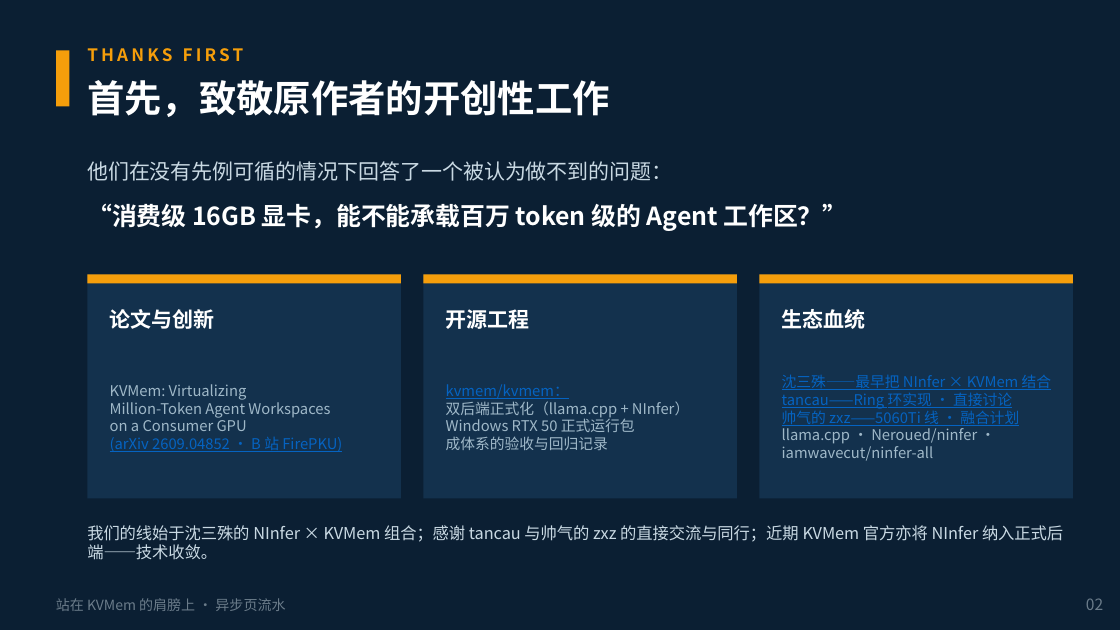
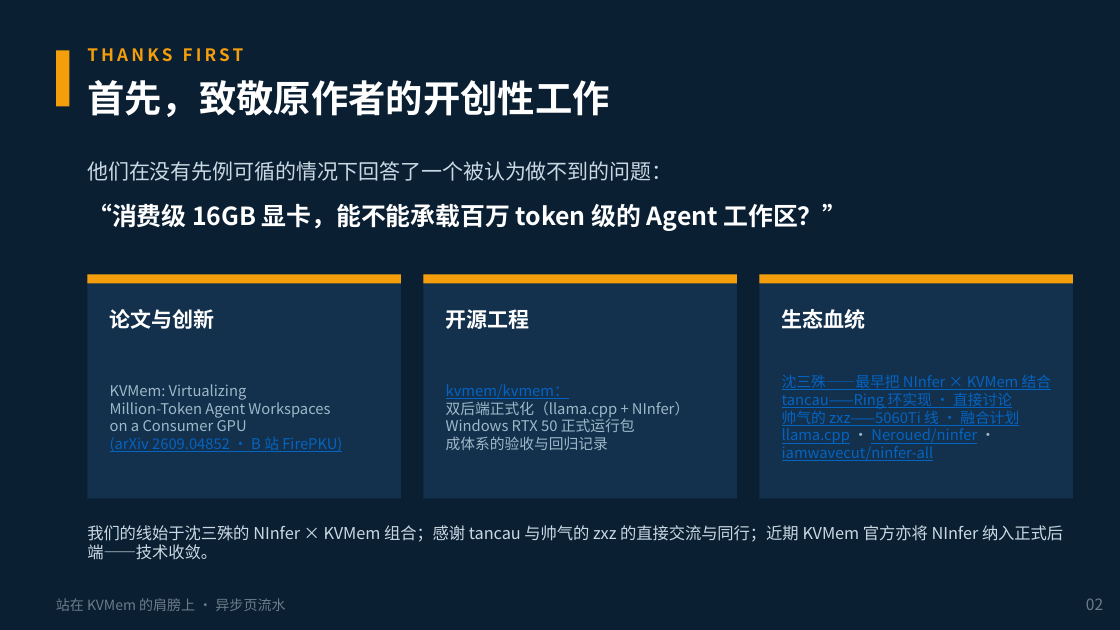
Before and after one commit to paicat1/Ninfer-KVMem-Async, a slide deck: slide 2 of docs/异步页流水-技术说明.pptx. Drawn at 1120x630 pixels with LibreOffice and Linux fonts; fonts in the diff are those of the drawing. Boxes give left, top, right and bottom in pixels: in the first picture for what was removed or moved away, otherwise in the second. Text is boxed around its words. In the diff, an @@ line names an element or a change of style, - is before the commit and + after.

```diff
--- a/docs/异步页流水-技术说明.pptx
+++ b/docs/异步页流水-技术说明.pptx
@@ text at box(782, 428, 977, 461): text colour #9FB8C8 to #0563C1, underline on in "llama.cpp Neroued/ninfer iamwavecut/ninfer-all" @@
```
Also in this commit, not shown: 3 other files.
